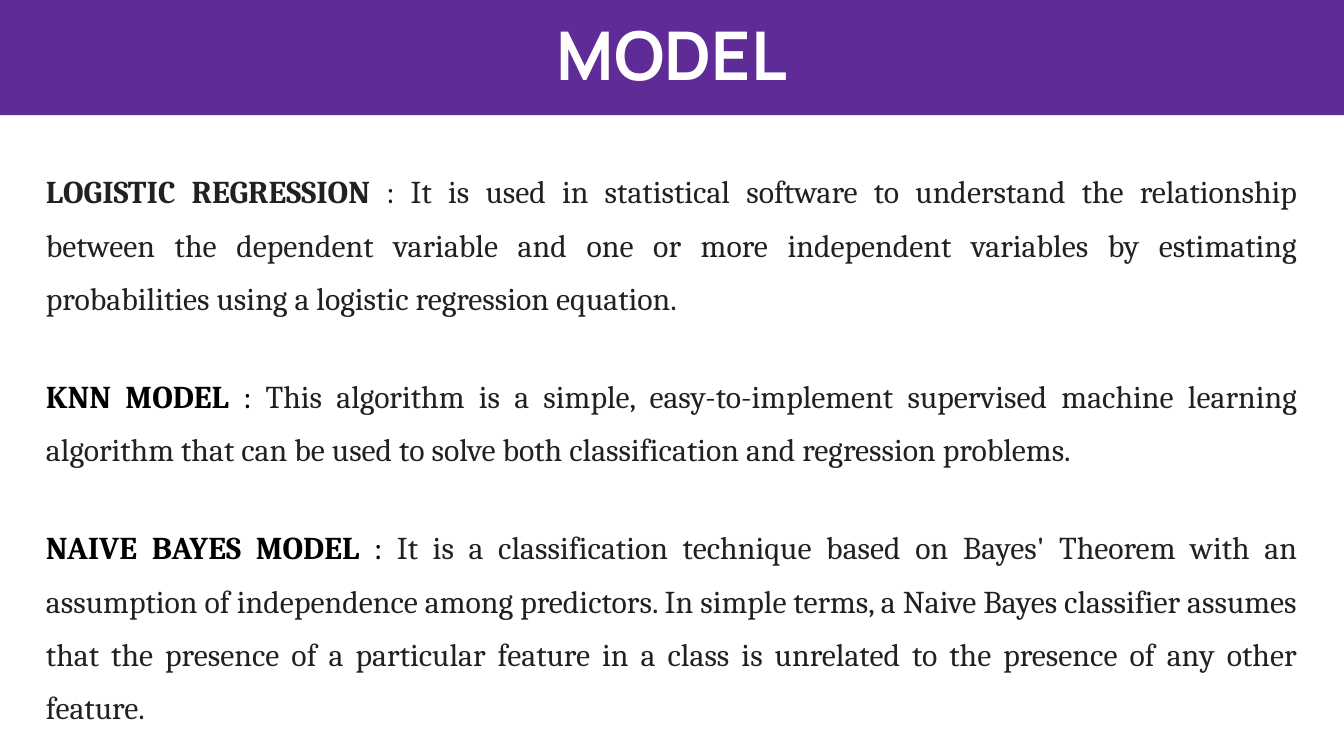
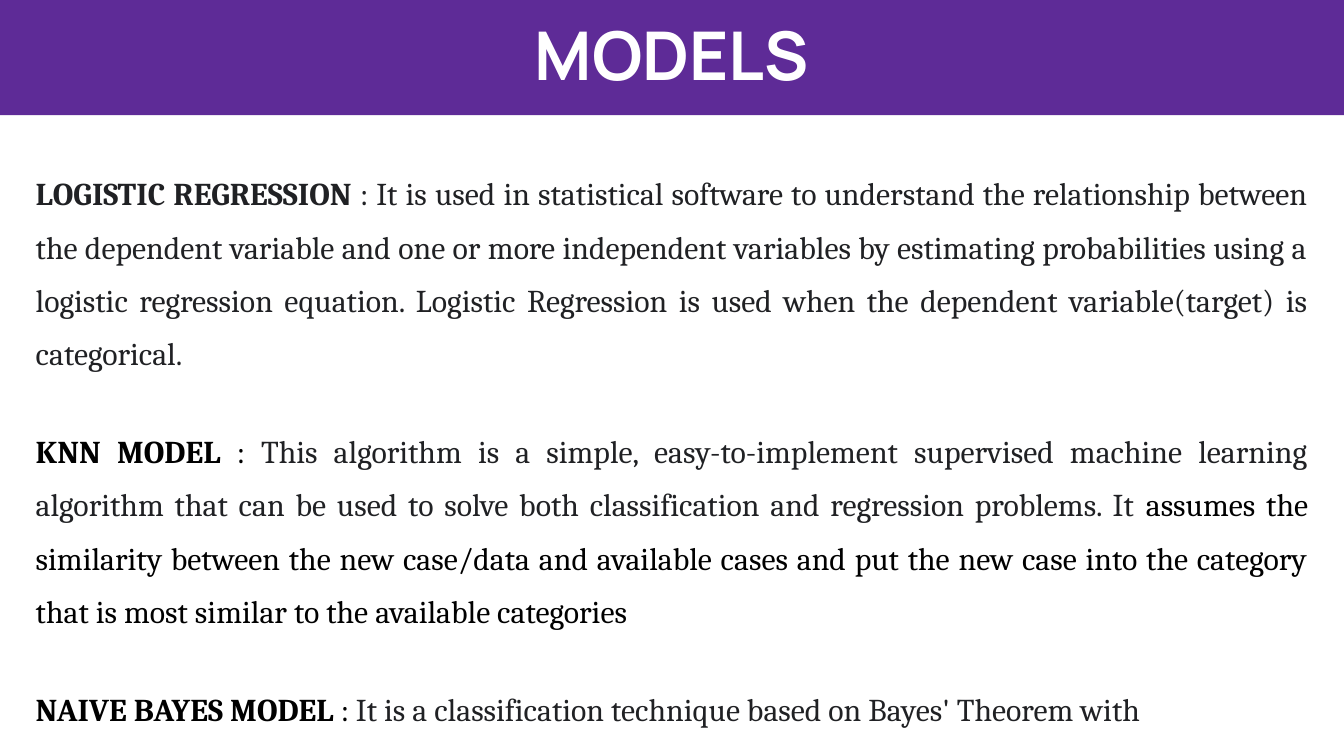
Before and after one commit to HimaRaniMathews/Breast-Cancer-Prediciton, a slide deck: slide 8 of Review PPTs/Breast Cancer Prediction Review 1.pptx. Drawn at 1344x756 pixels with LibreOffice and Linux fonts; fonts in the diff are those of the drawing. Boxes give left, top, right and bottom in pixels: in the first picture for what was removed or moved away, otherwise in the second. Text is boxed around its words. In the diff, an @@ line names an element or a change of style, - is before the commit and + after.

```diff
--- a/Review PPTs/Breast Cancer Prediction Review 1.pptx
+++ b/Review PPTs/Breast Cancer Prediction Review 1.pptx
@@ title at (535,30,809,81): text changed @@
-MODEL
+MODELS
@@ text at (36,182,1308,728): text changed @@
-LOGISTIC REGRESSION : It is used in statistical software to understand the relationship between the dependent variable and one or more independent variables by estimating probabilities using a logistic regression equation.
-KNN MODEL : This algorithm is a simple, easy-to-implement supervised machine learning algorithm that can be used to solve both classification and regression problems.
-NAIVE BAYES MODEL : It is a classification technique based on Bayes' Theorem with an assumption of independence among predictors. In simple terms, a Naive Bayes classifier assumes that the presence of a particular feature in a class is unrelated to the presence of any other feature.
+LOGISTIC REGRESSION : It is used in statistical software to understand the relationship between the dependent variable and one or more independent variables by estimating probabilities using a logistic regression equation. Logistic Regression is used when the dependent variable(target) is categorical.
+KNN MODEL : This algorithm is a simple, easy-to-implement supervised machine learning algorithm that can be used to solve both classification and regression problems. It assumes the similarity between the new case/data and available cases and put the new case into the category that is most similar to the available categories
+NAIVE BAYES MODEL : It is a classification technique based on Bayes' Theorem with
```
Also in this commit, not shown: 1 other slide changed.
